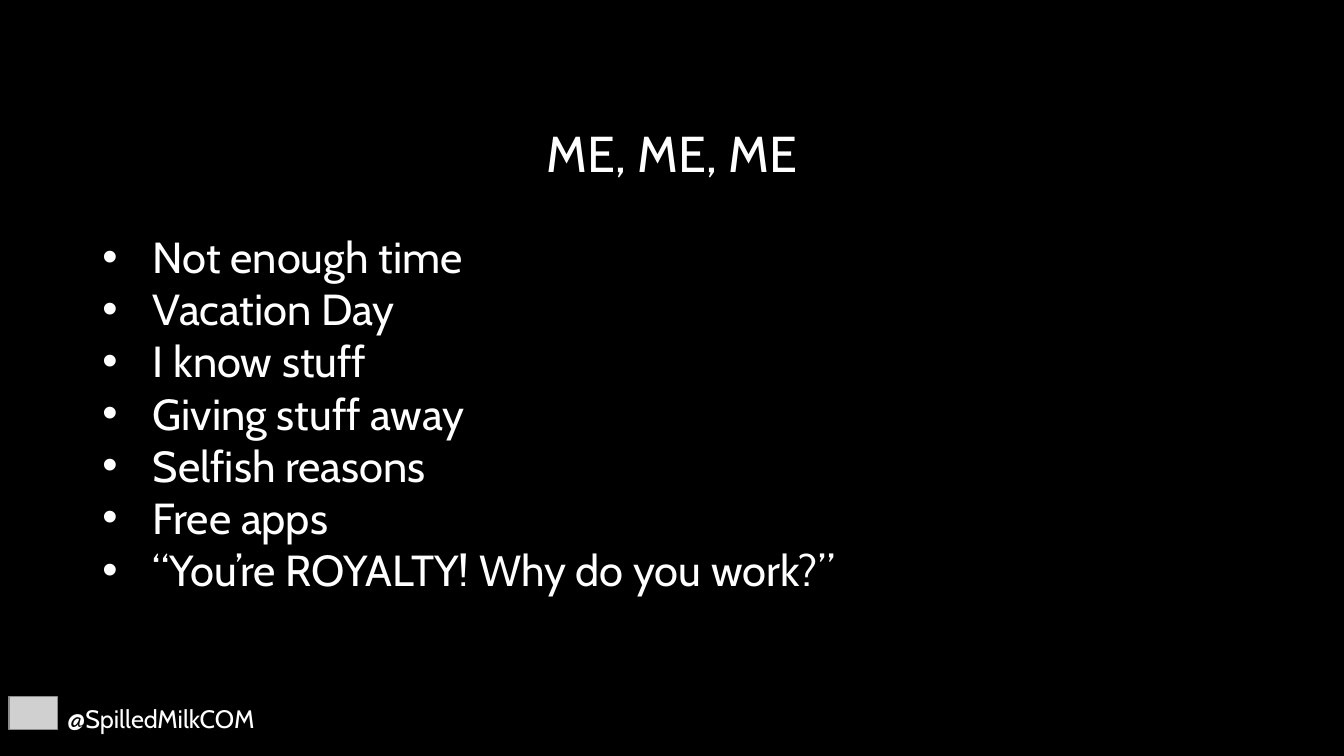
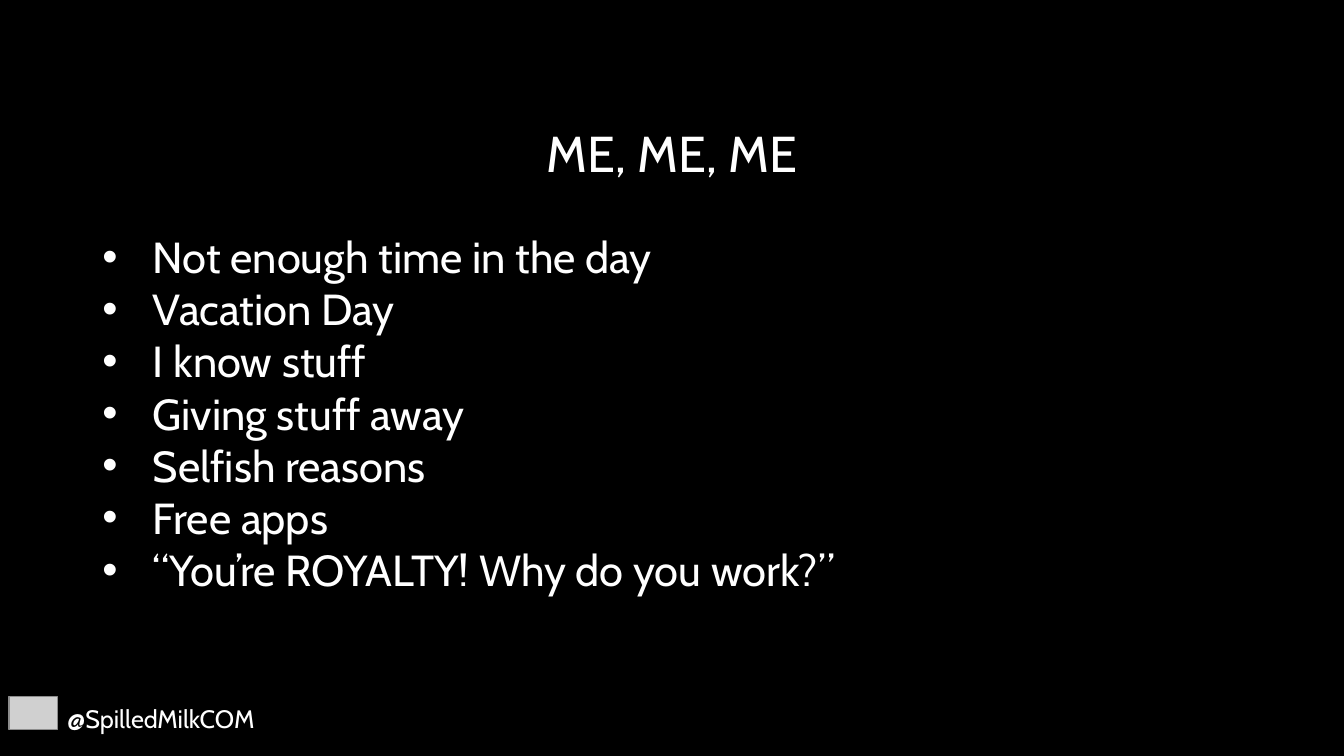
Before and after one commit to SpilledMilkCOM/DenDevDayUWP, a slide deck: slide 9 of Giving Back.pptx. Drawn at 1344x756 pixels with LibreOffice and Linux fonts; fonts in the diff are those of the drawing; grey boxes stand for pictures; background and template pictures are left out. Boxes give left, top, right and bottom in pixels: in the first picture for what was removed or moved away, otherwise in the second. Text is boxed around its words. In the diff, an @@ line names an element or a change of style, - is before the commit and + after.

```diff
--- a/Giving Back.pptx
+++ b/Giving Back.pptx
@@ text at <box>153,240,651,284</box>: text changed @@
-• Not enough time
+• Not enough time in the day
```
Also in this commit, not shown: 5 other slides changed, 1 slide added, 1 other file.
